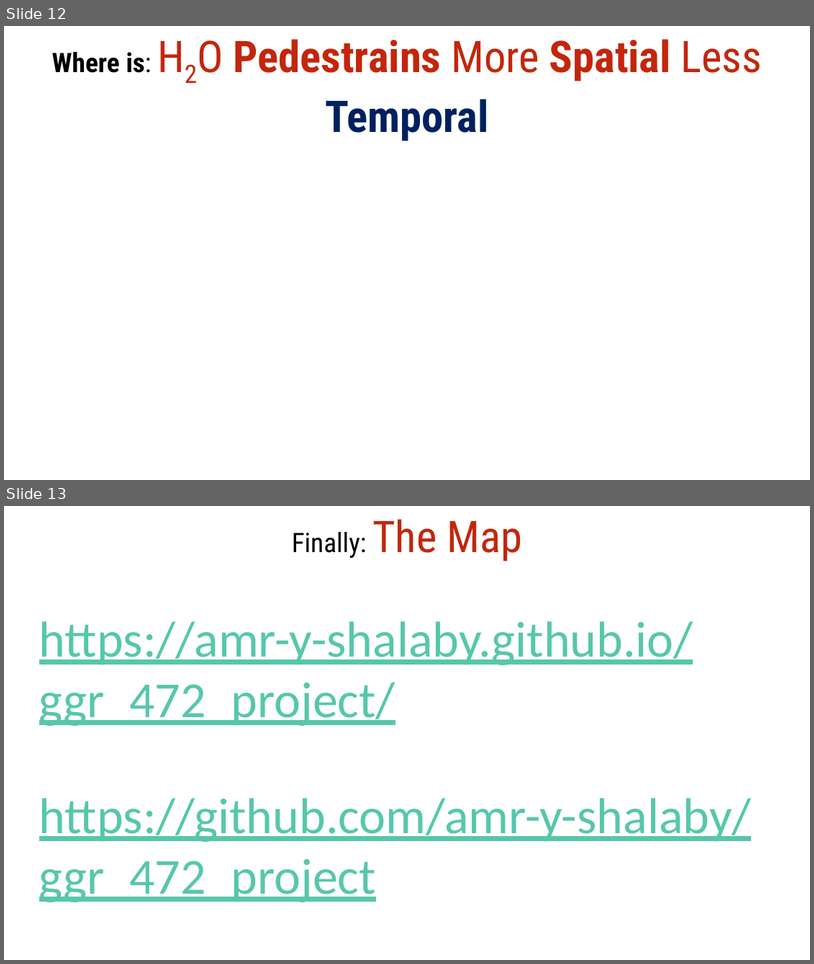
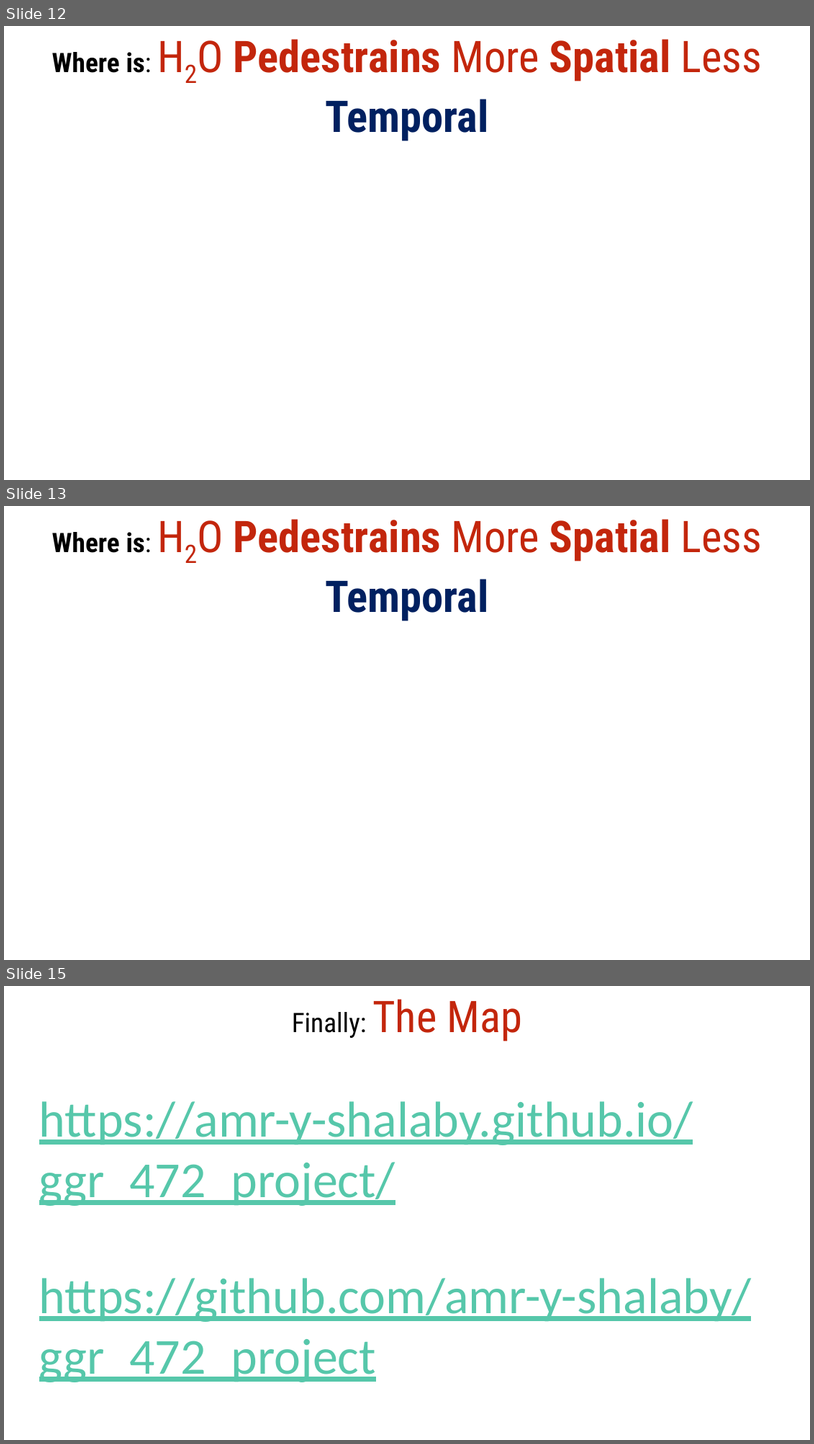
Before and after one commit to shalabyamr/Web_Maps_with_Auto_ML_Forecasts, a slide deck: Report/Pipeline_Process.pptx. Shown one above the other, each under a label of ours: slides 12 and 13 before the commit, slides 12, 13 and 15 after it; the slides between them are not shown. The pictures are 814x964 and 814x1444 pixels, drawn with LibreOffice and Linux fonts; fonts in the diff are those of the drawing; background and template pictures are left out. Boxes give left, top, right and bottom in pixels: in the first picture for what was removed or moved away, otherwise in the second. Text is boxed around its words. In the diff, an @@ line names an element or a change of style, - is before the commit and + after.

```diff
--- a/Report/Pipeline_Process.pptx
+++ b/Report/Pipeline_Process.pptx
@@ slide 13 added at [4, 506, 810, 960], background picture (left out) @@
@@ text added at [52, 519, 763, 621], 52 pt, text #C3260C, bold @@
+Where is: H2O Pedestrains More Spatial Less Temporal
@@ what was slide 13 is now slide 15 @@
```
Also in this commit, not shown: 4 slides changed, 1 other slide added, 3 other files.
